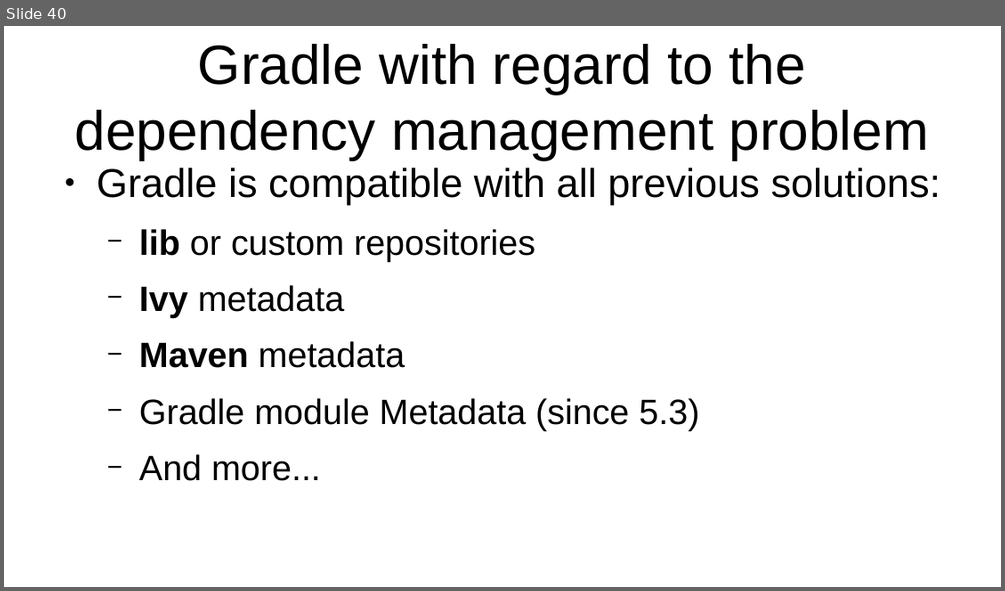
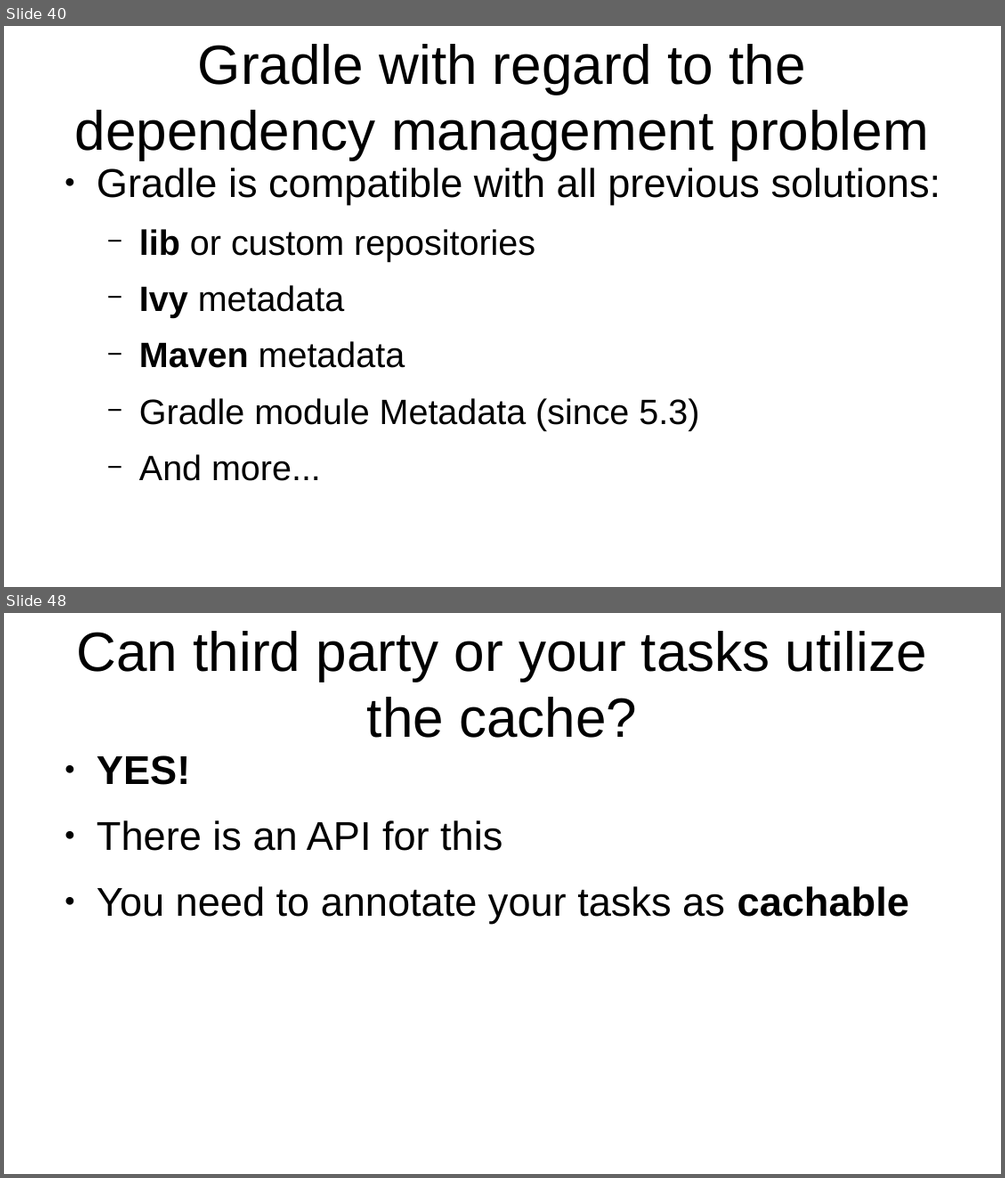
Before and after one commit to veltzer/teaching-slides, a slide deck: odp/gradle/gradle.odp. Shown one above the other, each under a label of ours: slide 40 before the commit, slides 40 and 48 after it; the slides between them are not shown. The pictures are 1005x591 and 1005x1178 pixels, drawn with LibreOffice and Linux fonts; fonts in the diff are those of the drawing. Boxes give left, top, right and bottom in pixels: in the first picture for what was removed or moved away, otherwise in the second. Text is boxed around its words. In the diff, an @@ line names an element or a change of style, - is before the commit and + after.

```diff
--- a/odp/gradle/gradle.odp
+++ b/odp/gradle/gradle.odp
@@ slide 48 added at (4, 613, 1001, 1174), background #FFFFFF @@
@@ title added at (77, 631, 927, 738), 44 pt, text #000000 @@
+Can third party or your tasks utilize the cache?
@@ text added at (97, 755, 909, 924), 32 pt, text #000000 @@
+● YES!
+● There is an API for this
+● You need to annotate your tasks as cachable
```
Also in this commit, not shown: 10 other slides added.
